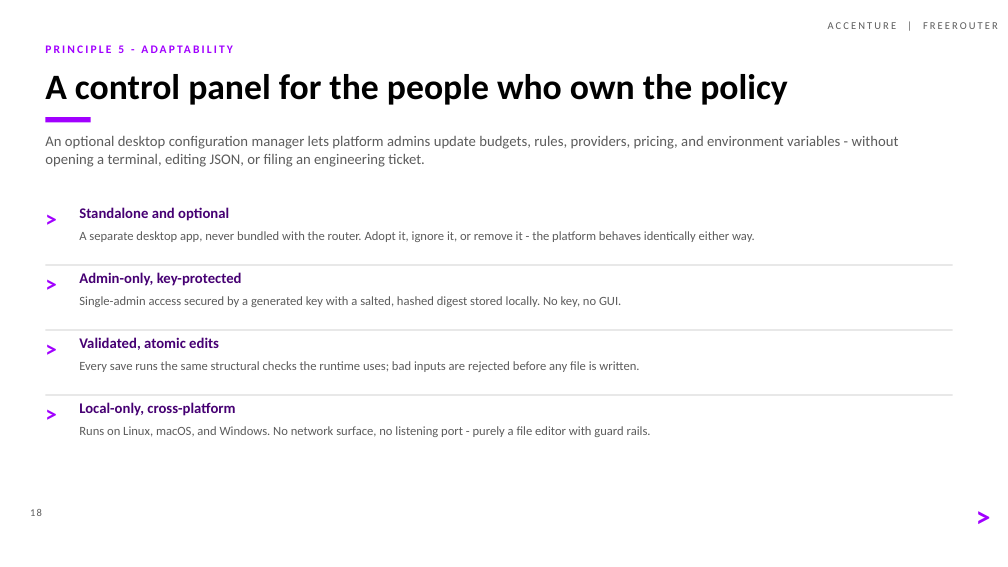
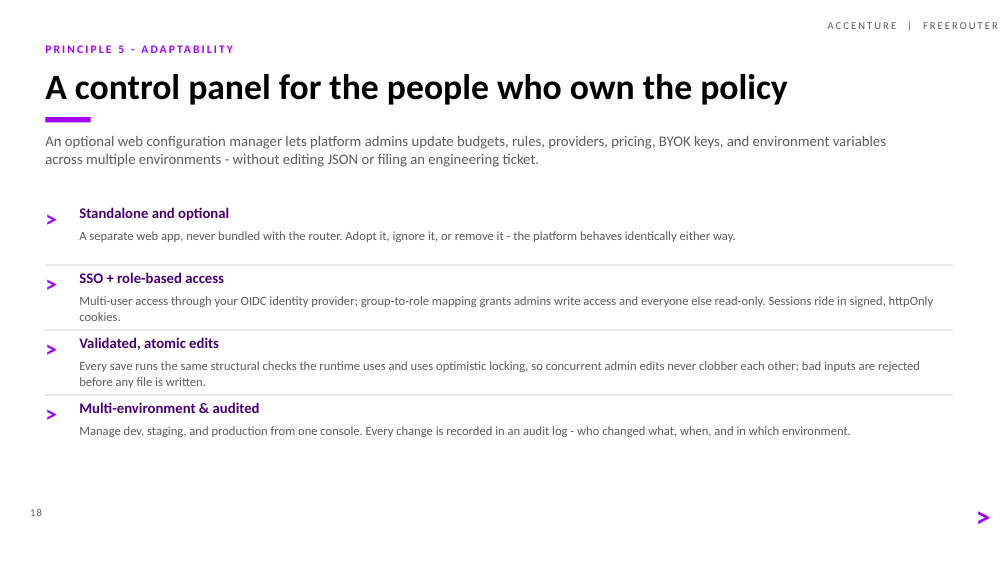
Before and after one commit to ahujrajat/freerouter, a slide deck: slide 23 of docs/Freerouter-FinOps-Presentation.pptx. Drawn at 1008x567 pixels with LibreOffice and Linux fonts; fonts in the diff are those of the drawing. Boxes give left, top, right and bottom in pixels: in the first picture for what was removed or moved away, otherwise in the second. Text is boxed around its words. In the diff, an @@ line names an element or a change of style, - is before the commit and + after.

```diff
--- a/docs/Freerouter-FinOps-Presentation.pptx
+++ b/docs/Freerouter-FinOps-Presentation.pptx
@@ text at [45, 136, 886, 167]: text changed @@
-An optional desktop configuration manager lets platform admins update budgets, rules, providers, pricing, and environment variables - without opening a terminal, editing JSON, or filing an engineering ticket.
+An optional web configuration manager lets platform admins update budgets, rules, providers, pricing, BYOK keys, and environment variables across multiple environments - without editing JSON or filing an engineering ticket.
@@ text at [79, 231, 736, 242]: text changed @@
-A separate desktop app, never bundled with the router. Adopt it, ignore it, or remove it - the platform behaves identically either way.
+A separate web app, never bundled with the router. Adopt it, ignore it, or remove it - the platform behaves identically either way.
@@ text at [79, 272, 224, 283]: text changed @@
-Admin-only, key-protected
+SSO + role-based access
@@ text at [79, 296, 934, 321]: text changed @@
-Single-admin access secured by a generated key with a salted, hashed digest stored locally. No key, no GUI.
+Multi-user access through your OIDC identity provider; group-to-role mapping grants admins write access and everyone else read-only. Sessions ride in signed, httpOnly cookies.
@@ text at [79, 361, 920, 388]: text changed @@
-Every save runs the same structural checks the runtime uses; bad inputs are rejected before any file is written.
+Every save runs the same structural checks the runtime uses and uses optimistic locking, so concurrent admin edits never clobber each other; bad inputs are rejected before any file is written.
@@ text at [79, 402, 260, 413]: text changed @@
-Local-only, cross-platform
+Multi-environment & audited
@@ text at [79, 426, 851, 437]: text changed @@
-Runs on Linux, macOS, and Windows. No network surface, no listening port - purely a file editor with guard rails.
+Manage dev, staging, and production from one console. Every change is recorded in an audit log - who changed what, when, and in which environment.
```
Also in this commit, not shown: 1 other slide changed.
